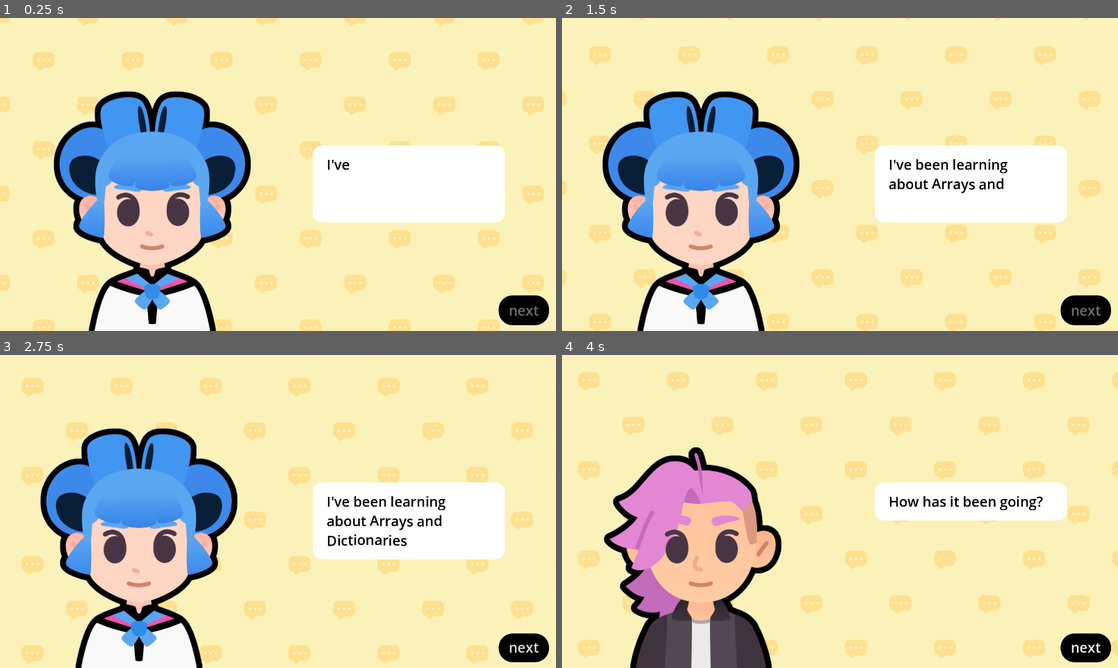
Above: before the commit, frames 1-4 (two rows, left to right).
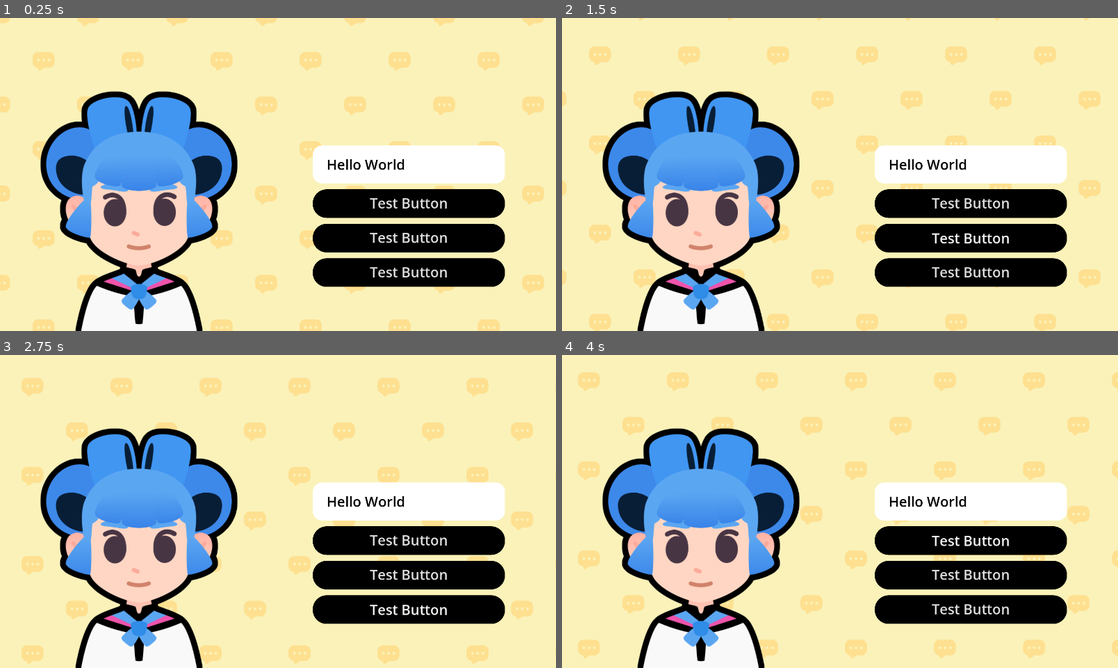
Above: after the commit, the same moments.

Repository: anchen12197/M8-Start-a-Dialogue
Game: Godot game, scene res://lessons/dialogue.tscn
Same seed, same stepped clock (60 frames per second), same inputs: the game is played once before the commit and once after it. The project has no main scene, so this scene is started directly. Sound files missing from this copy of the repository are replaced by a short silence.
Inputs (mouse positions are in pixels of both pictures, inside the frame that each line leads up to):
- Up to frame 1 (0.25 s): no input
- Up to frame 2 (1.5 s): click (973, 202) at 0.5 s, where only the run after the commit has a clickable "Test Button"; click (973, 237) at 1.25 s, where only the run after the commit has a clickable "Test Button"
- Up to frame 3 (2.75 s): click (411, 608) at 2 s, where only the run after the commit has a clickable "Test Button"
- Up to frame 4 (4 s): click (1084, 649) at 2.75 s, where only the run before the commit has a clickable "next"; click (973, 539) at 3.5 s, where only the run after the commit has a clickable "Test Button"

The runs differ from the first frame. In frame 1, 23% of the frame differs, in the area x 7-99%, y 23-100%; in frame 2, 12%; in frame 3, 12%; in frame 4, 29%.
Error after the commit: Parse Error: Identifier "current_item_index" not declared in the current scope. (res://lessons/dialogue.gd:74)

Commit message:
Finished M8L3

Diff:
--- a/M08.start_a_dialog_workbook/lessons/dialogue.gd
+++ b/M08.start_a_dialog_workbook/lessons/dialogue.gd
@@ -52,23 +52,20 @@
 		"character": bodies["sophia"]
 	}
 ]
-var current_item_index := 0
 
 ## UI element that shows the texts
 @onready var rich_text_label: RichTextLabel = %RichTextLabel
-## UI element that progresses to the next text
-@onready var next_button: Button = %NextButton
 ## Audio player that plays voice sounds while text is being written
 @onready var audio_stream_player: AudioStreamPlayer = %AudioStreamPlayer
 ## The character
 @onready var body: TextureRect = %Body
 ## The Expression
 @onready var expression: TextureRect = %Expression
+@onready var action_buttons_v_box_container: VBoxContainer = %ActionButtonsVBoxContainer
 
 
 func _ready() -> void:
 	show_text()
-	next_button.pressed.connect(advance)
 
 
 ## Draws the current text to the rich text element
@@ -107,22 +104,8 @@
 	slide_in()
 
 	# Finally, we disable the next button until the text finishes displaying.
-	next_button.disabled = true
-	tween.finished.connect(func() -> void:
-		next_button.disabled = false
-	)
 
 
-## Progresses to the next slide.
-func advance() -> void:
-	# We increment the slide amount by 1
-	current_item_index += 1
-	if current_item_index == dialogue_items.size():
-		# if we reached the last slide, quit
-		get_tree().quit()
-	else:
-		# otherwise, show the text
-		show_text()
 
 
 ## Animates the character when they start talking
--- a/M08.start_a_dialog_workbook/lessons/dialogue.tscn
+++ b/M08.start_a_dialog_workbook/lessons/dialogue.tscn
@@ -14,12 +14,6 @@
 shader_parameter/bg_color = Color(0.980392, 0.94902, 0.72549, 1)
 shader_parameter/pattern_color = Color(0.996078, 0.878431, 0.564706, 1)
 shader_parameter/pattern_size = 256.0
-
-[sub_resource type="InputEventAction" id="InputEventAction_3rk3v"]
-action = &"advance_text"
-
-[sub_resource type="Shortcut" id="Shortcut_7vboy"]
-events = [SubResource("InputEventAction_3rk3v")]
 
 [node name="Dialogue" type="Control"]
 layout_mode = 3
@@ -65,38 +59,44 @@
 expand_mode = 1
 stretch_mode = 5
 
-[node name="RichTextLabel" type="RichTextLabel" parent="."]
-unique_name_in_owner = true
+[node name="VBoxContainer" type="VBoxContainer" parent="."]
+clip_contents = true
 layout_mode = 1
 anchors_preset = -1
 anchor_left = 0.75
 anchor_right = 1.0
 anchor_bottom = 1.0
-offset_left = -360.32
+offset_left = -360.32007
 offset_top = 440.0
 offset_right = -176.0
-offset_bottom = -519.0
+offset_bottom = -509.0
+focus_mode = 3
+mouse_filter = 0
+
+[node name="RichTextLabel" type="RichTextLabel" parent="VBoxContainer"]
+unique_name_in_owner = true
+layout_mode = 2
 size_flags_horizontal = 3
+size_flags_vertical = 2
 bbcode_enabled = true
 text = "Hello World"
 fit_content = true
 
-[node name="NextButton" type="Button" parent="."]
+[node name="ActionButtonsVBoxContainer" type="VBoxContainer" parent="VBoxContainer"]
 unique_name_in_owner = true
-layout_mode = 1
-anchors_preset = 3
-anchor_left = 1.0
-anchor_top = 1.0
-anchor_right = 1.0
-anchor_bottom = 1.0
-offset_left = -198.0
-offset_top = -107.0
-offset_right = -24.0
-offset_bottom = -20.0
-grow_horizontal = 0
-grow_vertical = 0
-shortcut = SubResource("Shortcut_7vboy")
-text = "next"
+layout_mode = 2
+
+[node name="Button" type="Button" parent="VBoxContainer/ActionButtonsVBoxContainer"]
+layout_mode = 2
+text = "Test Button"
+
+[node name="Button2" type="Button" parent="VBoxContainer/ActionButtonsVBoxContainer"]
+layout_mode = 2
+text = "Test Button"
+
+[node name="Button3" type="Button" parent="VBoxContainer/ActionButtonsVBoxContainer"]
+layout_mode = 2
+text = "Test Button"
 
 [node name="AudioStreamPlayer" type="AudioStreamPlayer" parent="."]
 unique_name_in_owner = true
Not shown: 1 places in M08.start_a_dialog_workbook/lessons/dialogue.tscn that only renumber resources
